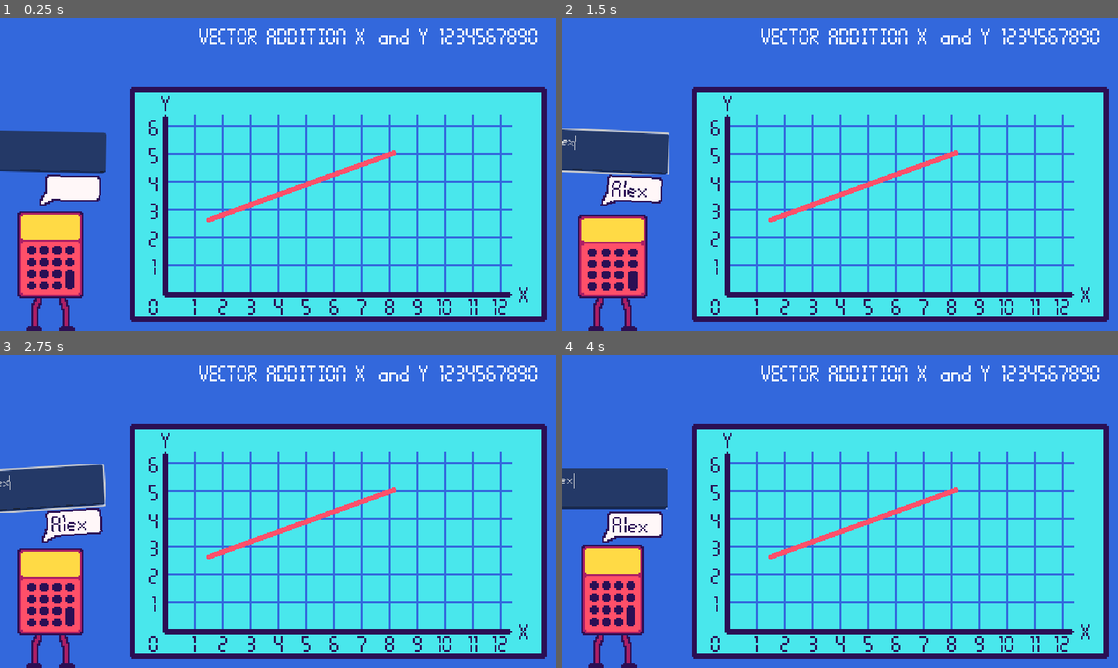
Above: before the commit, frames 1-4 (two rows, left to right).
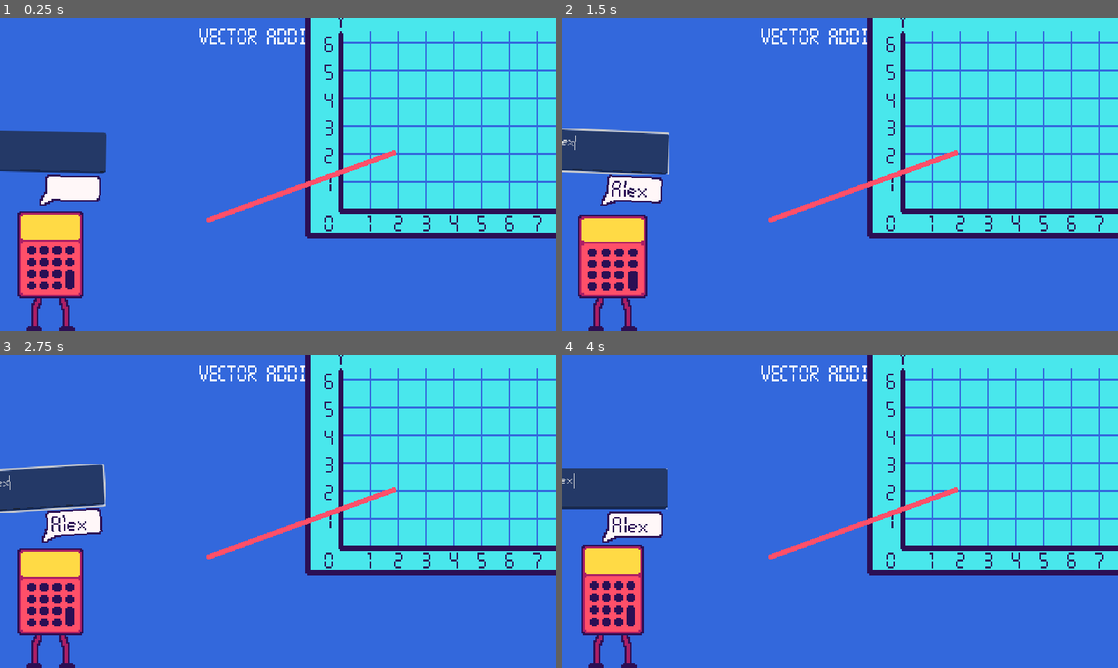
Above: after the commit, the same moments.

Repository: KyleTiley/VectorMathGame
Game: Godot game, scene res://Game/game.tscn
The game is run twice, just before and just after one commit, with the same random seed, the same clock (stepped at 60 frames per second) and the same inputs.
Inputs (mouse positions are in pixels of both pictures, inside the frame that each line leads up to):
- Up to frame 1 (0.25 s): no input
- Up to frame 2 (1.5 s): click (606, 152) at 0.52 s; type "Alex" at 0.6 s
- Up to frame 3 (2.75 s): no input
- Up to frame 4 (4 s): no input

The runs differ from the first frame. In frame 1, 48% of the frame differs, in the area x 23-100%, y 0-98%; in frame 2, 48%; in frame 3, 48%; in frame 4, 48%.

Commit message:
graph point changes

Diff:
--- /dev/null
+++ b/Game/Graph/graph.tscn
@@ -0,0 +1,26 @@
+[gd_scene load_steps=3 format=3 uid="uid://tq1ld42isp6r"]
+
+[ext_resource type="Texture2D" uid="uid://b456p758low6g" path="res://Assets/graph.png" id="1_g14p5"]
+[ext_resource type="PackedScene" uid="uid://s0u0nm5kmjwl" path="res://Game/Graph/graph_point_area_2d.tscn" id="2_fn5g6"]
+
+[node name="Graph" type="Sprite2D"]
+scale = Vector2(2, 2)
+texture = ExtResource("1_g14p5")
+offset = Vector2(98.5, -51)
+
+[node name="[0,0]" parent="." instance=ExtResource("2_fn5g6")]
+
+[node name="[0,1]" parent="." instance=ExtResource("2_fn5g6")]
+position = Vector2(0, -16)
+
+[node name="[0,2]" parent="." instance=ExtResource("2_fn5g6")]
+position = Vector2(0, -32)
+
+[node name="[0,3]" parent="." instance=ExtResource("2_fn5g6")]
+position = Vector2(0, -48)
+
+[node name="GraphPointArea2D5" parent="." instance=ExtResource("2_fn5g6")]
+position = Vector2(16, -16)
+
+[node name="GraphPointArea2D6" parent="." instance=ExtResource("2_fn5g6")]
+position = Vector2(32, -16)
--- /dev/null
+++ b/Game/Graph/graph_point_area_2d.tscn
@@ -0,0 +1,9 @@
+[gd_scene load_steps=2 format=3 uid="uid://s0u0nm5kmjwl"]
+
+[sub_resource type="CircleShape2D" id="CircleShape2D_51dkx"]
+radius = 4.52769
+
+[node name="GraphPointArea2D" type="Area2D"]
+
+[node name="CollisionShape2D" type="CollisionShape2D" parent="."]
+shape = SubResource("CircleShape2D_51dkx")
--- a/Game/game.tscn
+++ b/Game/game.tscn
@@ -2,7 +2,7 @@
 
 [ext_resource type="PackedScene" uid="uid://cbgvg7rm1fyk1" path="res://Game/Calculator/calculator.tscn" id="1_lx25n"]
 [ext_resource type="Texture2D" uid="uid://cvarbbvc0wbi7" path="res://Assets/funkyfuture-8-32x.png" id="2_hiedo"]
-[ext_resource type="Texture2D" uid="uid://b456p758low6g" path="res://Assets/graph.png" id="3_uc8lm"]
+[ext_resource type="PackedScene" uid="uid://tq1ld42isp6r" path="res://Game/Graph/graph.tscn" id="3_wvvsj"]
 [ext_resource type="PackedScene" uid="uid://clpdg0alisxch" path="res://Game/VectorLine/vector_line.tscn" id="4_ebo5a"]
 
 [node name="Game" type="Node"]
@@ -43,10 +43,8 @@
 theme_override_font_sizes/font_size = 26
 text = "VECTOR  ADDITION  X   and  Y  1234567890"
 
-[node name="Graph" type="Sprite2D" parent="Levels/VectorAddition"]
-position = Vector2(389, 214)
-scale = Vector2(2, 2)
-texture = ExtResource("3_uc8lm")
+[node name="Graph" parent="Levels/VectorAddition" instance=ExtResource("3_wvvsj")]
+position = Vector2(394, 220)
 
 [node name="VectorLine" parent="Levels/VectorAddition" instance=ExtResource("4_ebo5a")]
 position = Vector2(241, 232)
